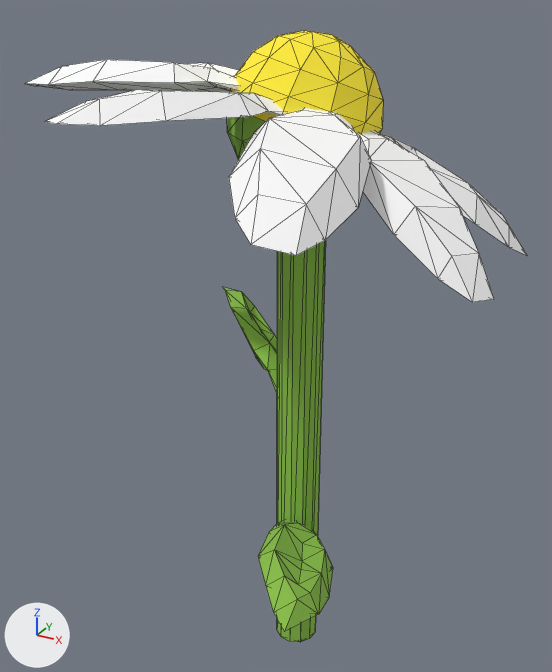
Two versions of the glTF model models/daisyJ.glb, one commit apart.
One viewpoint serves both versions: a 50 mm lens placed at (0.138, -0.264, 0.082), pointed at (-0.009, 0.003, -0.052). The lights are fixed; the arrows at lower left show +X, +Y and +Z. The first picture is the older version. Mesh edges are drawn as thin lines. Where no turn or scale is listed for an object, it has been applied to the vertices.

The first picture shows 'Node'.
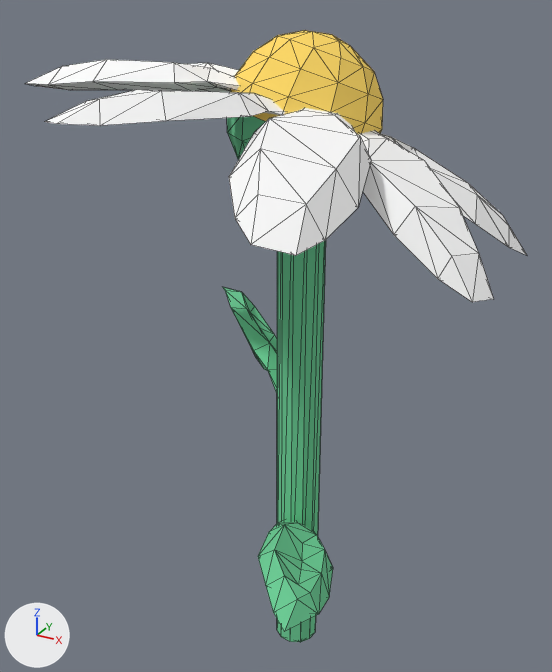
Where the change shows, as pixel boxes (x1, y1, x2, y2) in the pictures (552 x 672 px):
'Node', recoloured
    both: (223, 30, 383, 642)

The edits, one by one:
Material 'mat9' (mat_mat9) changes colour from green #8ec44b to green #6fd39a; in linear values from (0.27, 0.55, 0.07) to (0.159, 0.651, 0.323).
Material 'mat12' (mat_mat12) changes colour from yellow #ffeb38 to yellow #ffd964; in linear values from (1.0, 0.83, 0.04) to (1.0, 0.693, 0.128).
